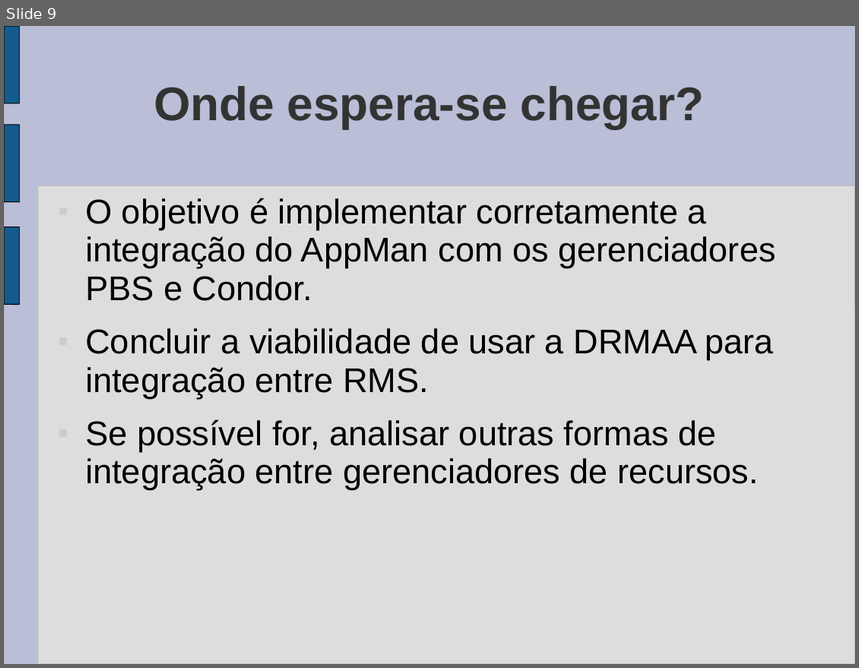
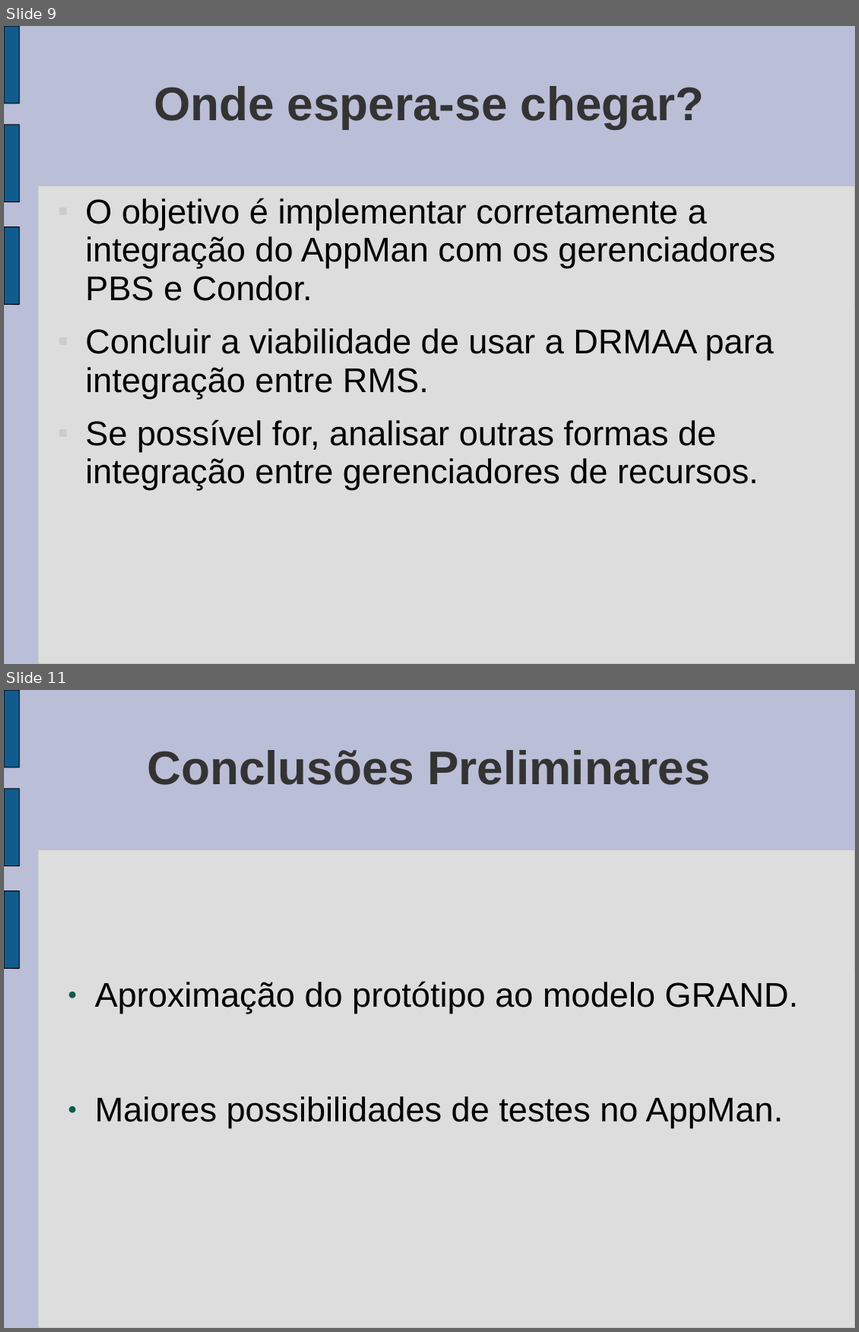
Before and after one commit to tonismar/tcc-tonismar, a slide deck: TCC/Monografia/SeminarioAndamento.ppt. Shown one above the other, each under a label of ours: slide 9 before the commit, slides 9 and 11 after it; the slides between them are not shown. The pictures are 859x668 and 859x1332 pixels, drawn with LibreOffice and Linux fonts; fonts in the diff are those of the drawing. Boxes give left, top, right and bottom in pixels: in the first picture for what was removed or moved away, otherwise in the second. Text is boxed around its words. In the diff, an @@ line names an element or a change of style, - is before the commit and + after.

```diff
--- a/TCC/Monografia/SeminarioAndamento.ppt
+++ b/TCC/Monografia/SeminarioAndamento.ppt
@@ slide 11 added at [4, 690, 855, 1328], background #BABED6; not listed: 4 template elements that a slide beside it also shows @@
@@ title added at [148, 750, 710, 785], 44 pt, text #333333, bold @@
+Conclusões Preliminares
@@ text added at [95, 981, 799, 1129], 32 pt, text #000000 @@
+● Aproximação do protótipo ao modelo GRAND.
+● Maiores possibilidades de testes no AppMan.
```
Also in this commit, not shown: 1 other slide added, 2 slides removed, 14 other files.
